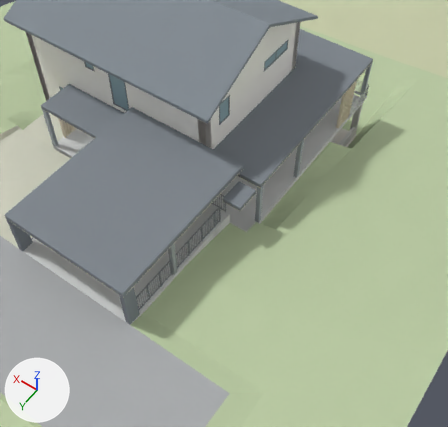
Two versions of the glTF model public/models/Schaffernak_Haus_C.glb, one commit apart.
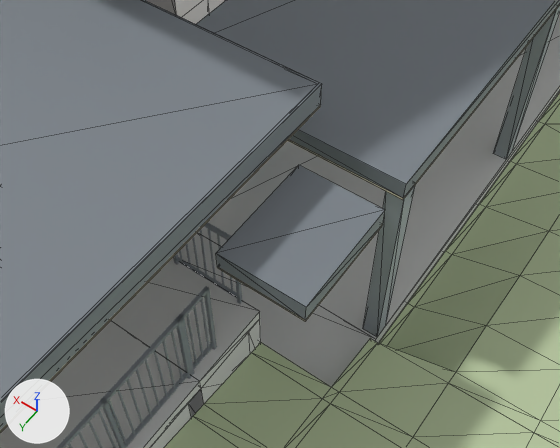
There are two pictures of each version: one from a camera (50 mm lens) standing at (-12.12, 23.39, 23.68) and looking at (-2.34, 9.7, 2.16), one close up from a camera (50 mm lens) standing at (-4.75, 12.23, 8.06) and looking at (-2.32, 8.83, 2.72). Lighting does not change. The marker at lower left points along +X, +Y and +Z. The older version's two pictures come first. The close-ups show mesh edges as thin lines.

Names of what the first close-up shows: 'Balkon_Ruecklauf_Durchgang', 'Balkon_links', 'Carport_Abgang_Podest', 'Carport_Boden', 'Carport_Dach', 'Carport_Dachrand_Verkl_links', 'Carport_Metallgelaender_links_1_Handlauf', 'Entwurf_Dach_Ruecklauf', 'Entwurf_Dach_links', 'Entwurf_Dachstuetze_3', 'Entwurf_Eigenstaendige_Stuetzen_Balkon', 'Entwurf_Holzuntersicht_Ruecklauf', 'Foto_Gelaende_Rasen_Boeschung' and 41 more.
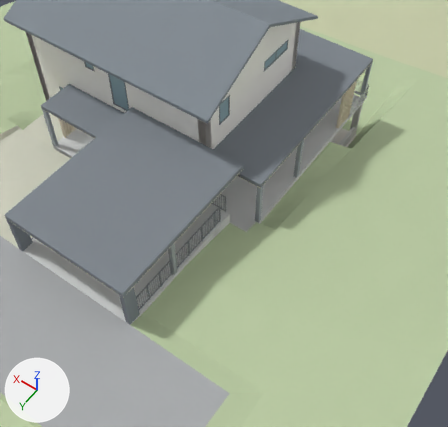
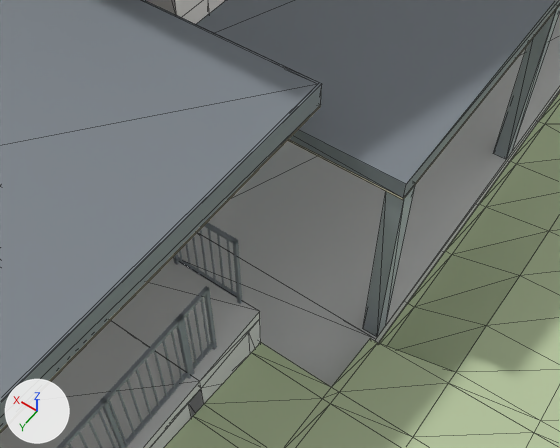
Pixel boxes [x1, y1, x2, y2] of what changed, in the close-ups (560 x 448 px):
'Entwurf_Dach_Ruecklauf', no longer drawn: before [216, 165, 385, 320]
'Entwurf_Holzuntersicht_Ruecklauf', no longer drawn: before [217, 224, 383, 322]

The change, as a list of edits to the scene's bpy script:
```text
Change ob_entwurf_dach_ruecklauf:
    ob_entwurf_dach_ruecklauf: bpy.data.objects.new('Entwurf_Dach_Ruecklauf', me_entwurf_dach_ruecklauf) -> bpy.data.objects.new('Entwurf_Dach_Ruecklauf', None)
Change ob_entwurf_holzuntersicht_ruecklauf:
    ob_entwurf_holzuntersicht_ruecklauf: bpy.data.objects.new('Entwurf_Holzuntersicht_Ruecklauf', me_entwurf_holzuntersicht_ruecklauf) -> bpy.data.objects.new('Entwurf_Holzuntersicht_Ruecklauf', None)
```
